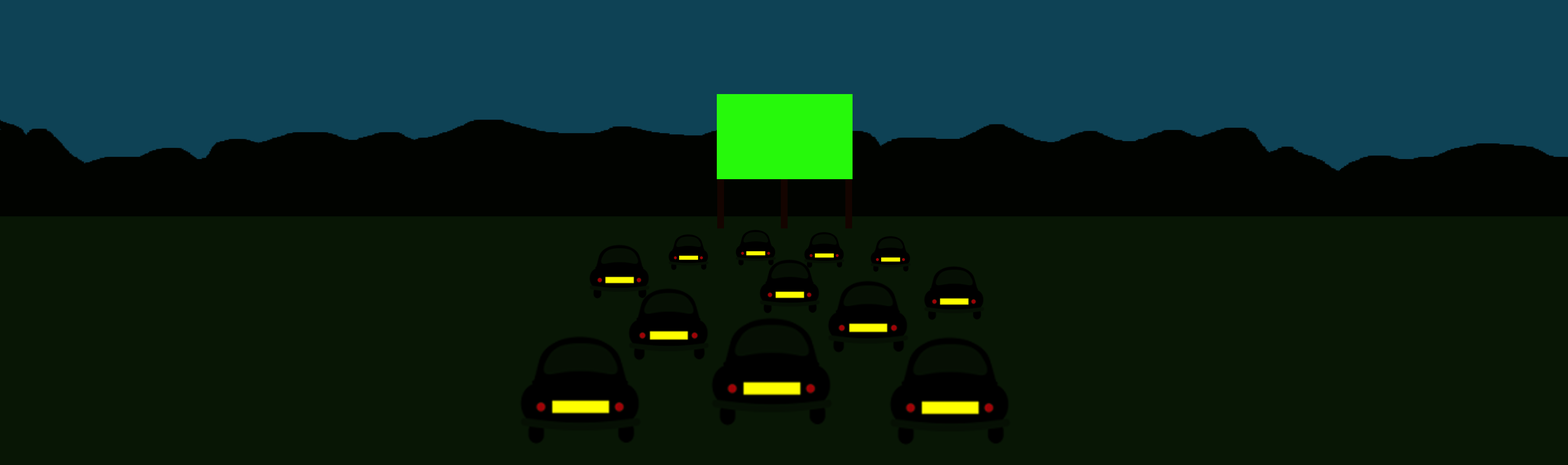
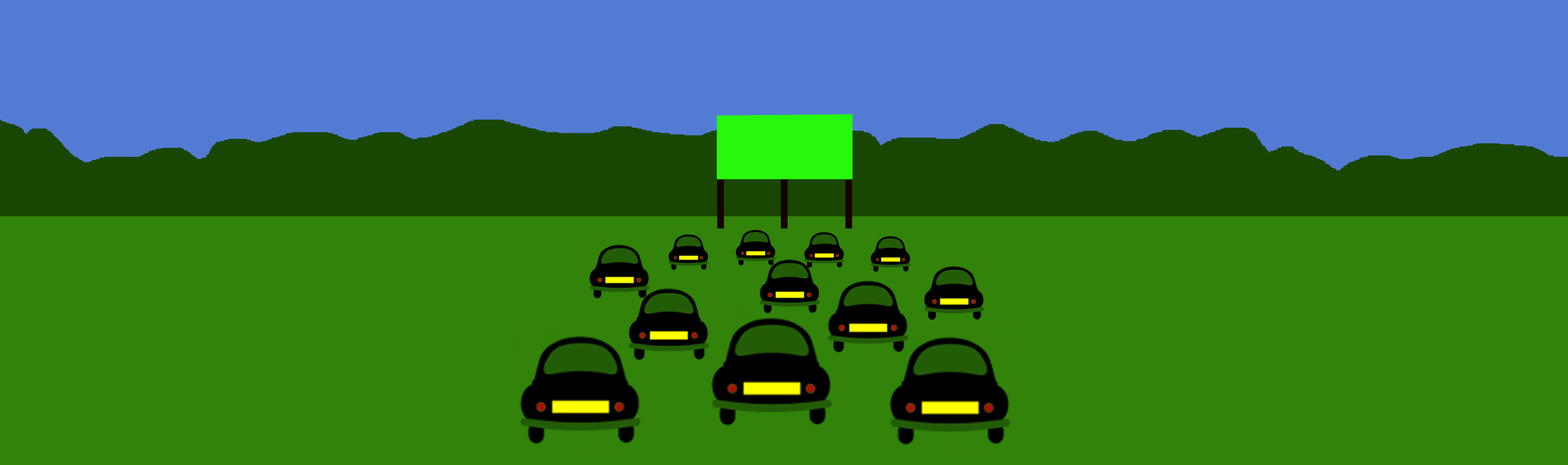
Two versions of the same layered image (1568×465). Layer-by-layer changes:
painted on "Layer" over (716, 94, 853, 116)
painted on "Layer #3" over (0, 216, 1568, 465)
painted on "Layer #1" over (0, 119, 1568, 465)
painted on "Layer #2" over (0, 0, 1568, 465)
